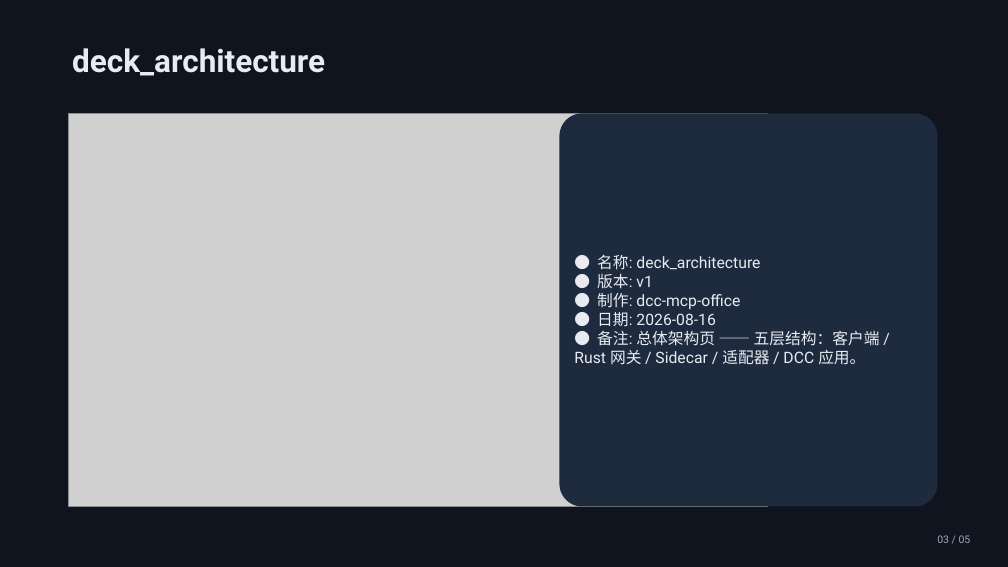
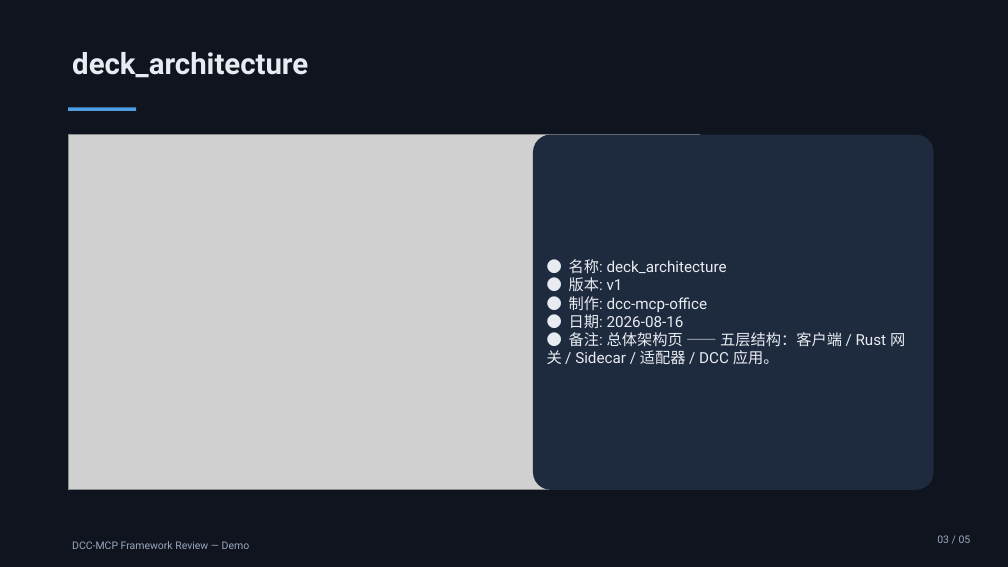
Before and after one commit to dcc-mcp/dcc-mcp-powerpoint, a slide deck: slide 3 of examples/output/review-demo/draft-review-dcc-mcp-framework.pptx. Drawn at 1008x567 pixels with LibreOffice and Linux fonts; fonts in the diff are those of the drawing; grey boxes stand for pictures. Boxes give left, top, right and bottom in pixels: in the first picture for what was removed or moved away, otherwise in the second. Text is boxed around its words. In the diff, an @@ line names an element or a change of style, - is before the commit and + after.

Commit message:
feat: showcase-grade layout system for all deck layouts (#6)
Design-system overhaul (showcase quality):
- unified content header (28pt title + accent rule) on every content slide
- editorial bullet rows (accent dot + hairline separators) replace box rows
- two-column/comparison panels with colored header strips
- kpi cards with accent top strip; architecture layers with numbered chips
  on a vertical spine; timeline with alternating above/below labels
- centered hero title cover + ghost circle accents (inset within the safe
  margin band — caught by the pixel-level bleed check)
- deck-title footer on all slides
- regenerated framework deck + review demo artifacts

```diff
--- a/examples/output/review-demo/draft-review-dcc-mcp-framework.pptx
+++ b/examples/output/review-demo/draft-review-dcc-mcp-framework.pptx
@@ text "deck_architecture" at (72, 52, 308, 78): size 30 to 28 pt @@
@@ rectangle added at (68, 107, 136, 111), fill #4D9DE0 @@
@@ picture: place and size @@
-picture at (68, 113, 767, 507)
+picture at (68, 135, 700, 490)
@@ rounded rectangle "● 名称: deck_architecture": place and size @@
-rounded rectangle "● 名称: deck_architecture" at (560, 113, 938, 507)
+rounded rectangle "● 名称: deck_architecture" at (533, 135, 934, 490)
@@ rounded rectangle "● 名称: deck_architecture" at (533, 135, 934, 490): size 15 to 14.5 pt; proportions changed @@
@@ text added at (72, 541, 250, 549), 10 pt, text #9AA7BC @@
+DCC-MCP Framework Review — Demo
```
Also in this commit, not shown: 4 other slides changed, 21 other files.
